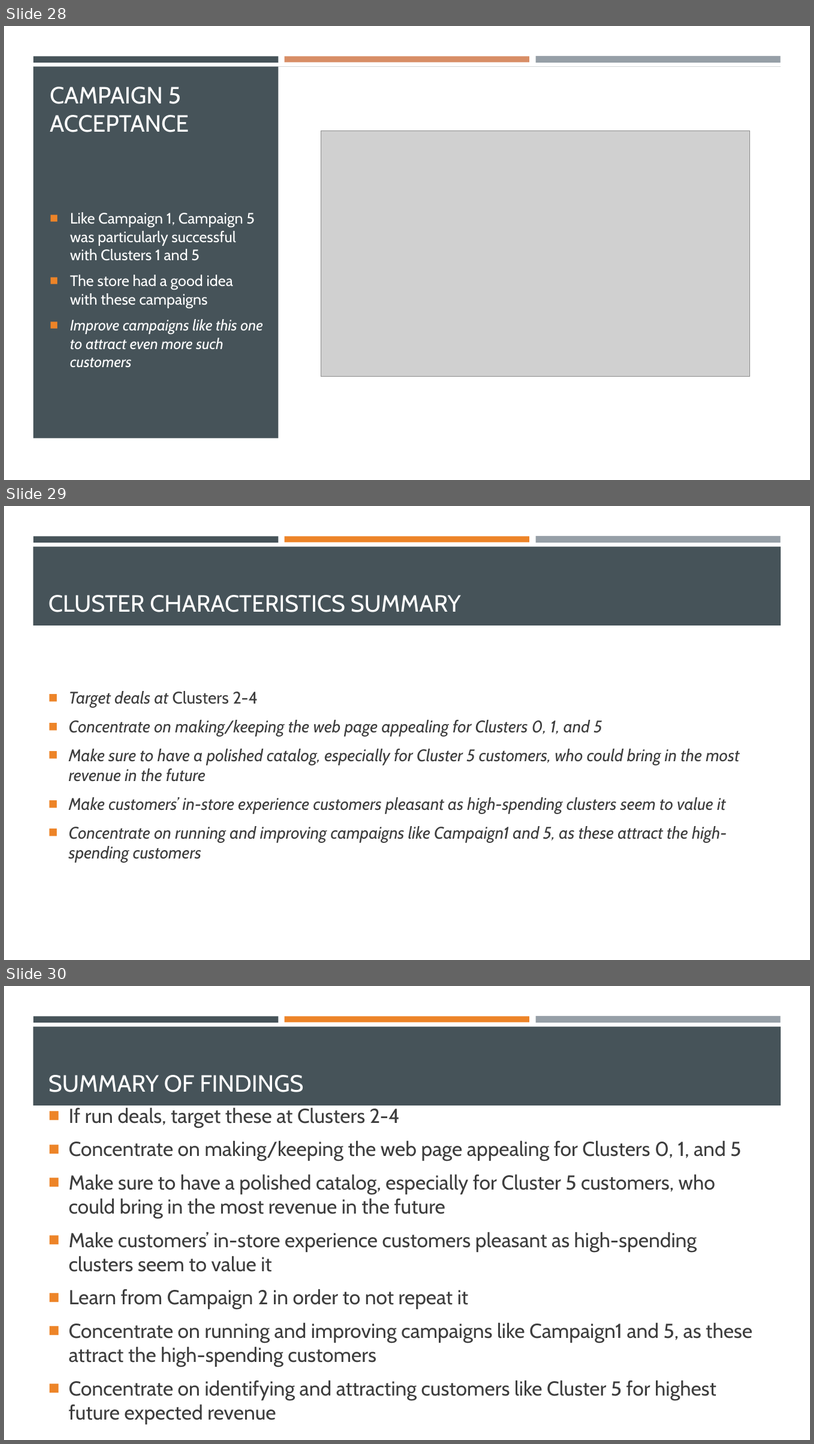
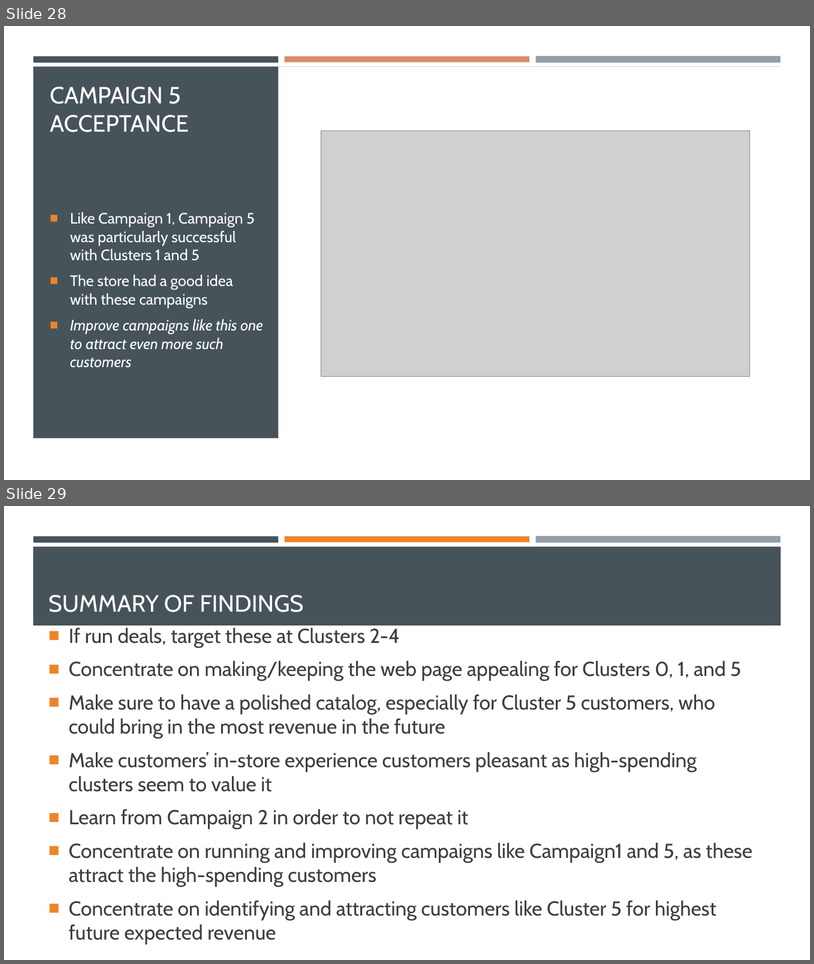
Before and after one commit to dapopov-st/store-customer-segmentation, a slide deck: Customer-Segmentation-Presentation.pptx. Shown one above the other, each under a label of ours: slides 28, 29 and 30 before the commit, slides 28 and 29 after it. The pictures are 814x1444 and 814x964 pixels, drawn with LibreOffice and Linux fonts; fonts in the diff are those of the drawing; grey boxes stand for pictures. Boxes give left, top, right and bottom in pixels: in the first picture for what was removed or moved away, otherwise in the second. Text is boxed around its words. In the diff, an @@ line names an element or a change of style, - is before the commit and + after.

Commit message:
finalize PPT and do preliminary organization of 001 and 002

```diff
--- a/Customer-Segmentation-Presentation.pptx
+++ b/Customer-Segmentation-Presentation.pptx
@@ slide 29 removed at bbox=[4, 506, 810, 960], background #FFFFFF; not listed: 4 template elements that a slide beside it also shows @@
@@ title removed at bbox=[48, 595, 461, 612] @@
-CLUSTER CHARACTERISTICS SUMMARY
@@ text removed at bbox=[69, 691, 740, 862] @@
-■ Target deals at Clusters 2-4
-■ Concentrate on making/keeping the web page appealing for Clusters 0, 1, and 5
-■ Make sure to have a polished catalog, especially for Cluster 5 customers, who could bring in the most revenue in the future
-■ Make customers’ in-store experience customers pleasant as high-spending clusters seem to value it
-■ Concentrate on running and improving campaigns like Campaign1 and 5, as these attract the high-spending customers
@@ what was slide 30 is now slide 29 @@
```
